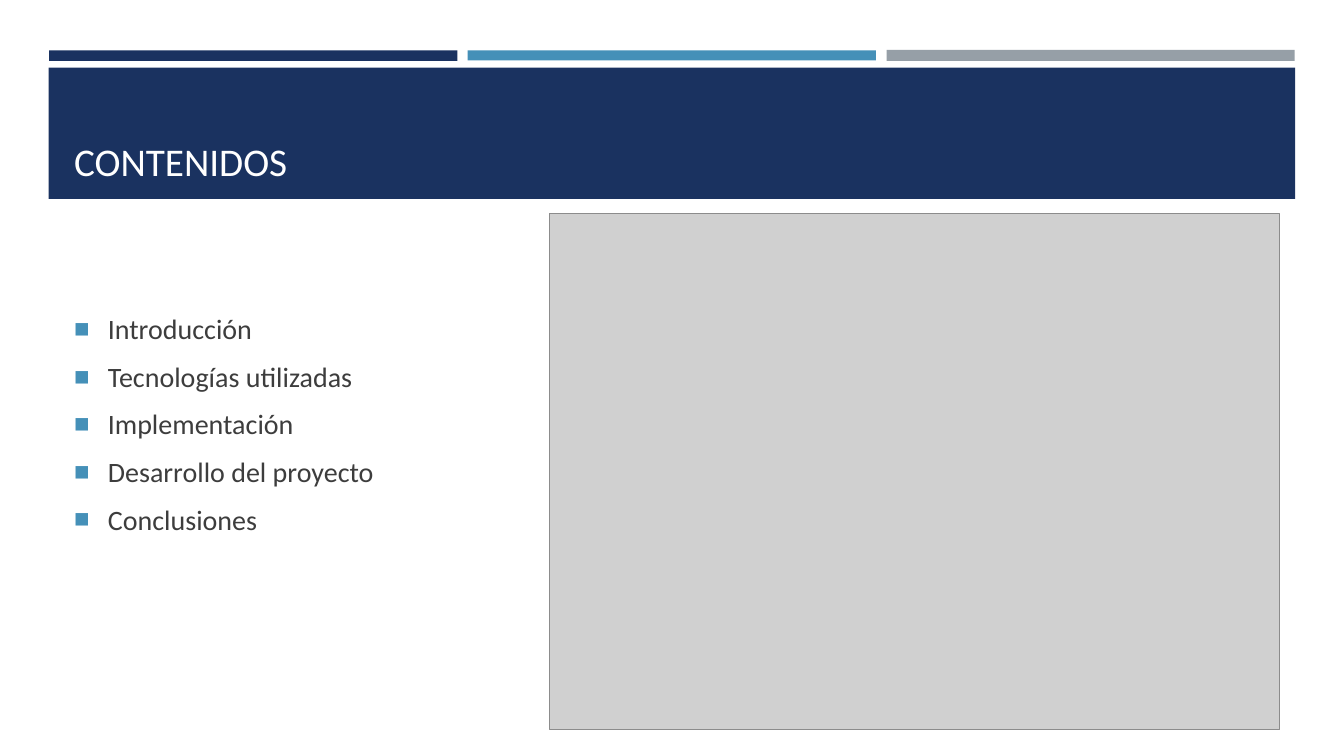
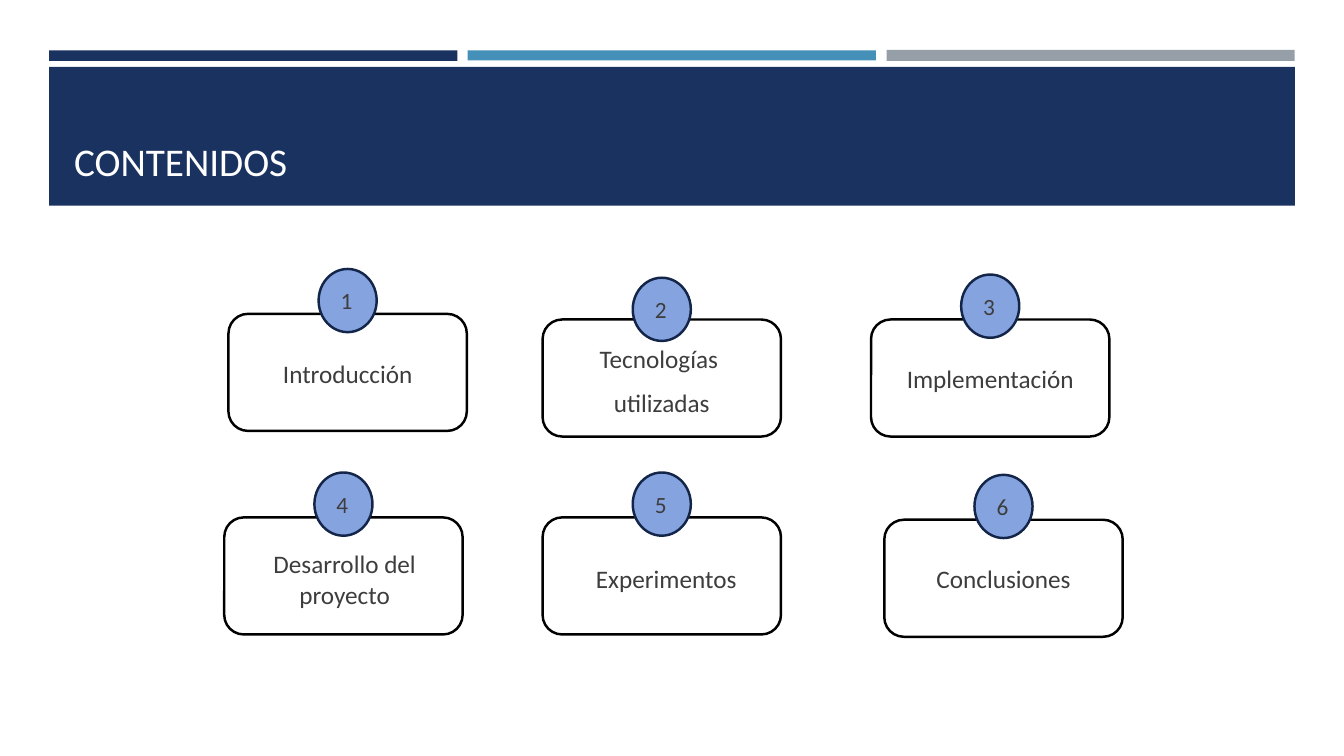
Before and after one commit to JuJoarias/TFG, a slide deck: slide 2 of presentacion/presentacion.pptx. Drawn at 1344x756 pixels with LibreOffice and Linux fonts; fonts in the diff are those of the drawing; grey boxes stand for pictures. Boxes give left, top, right and bottom in pixels: in the first picture for what was removed or moved away, otherwise in the second. Text is boxed around its words. In the diff, an @@ line names an element or a change of style, - is before the commit and + after.

```diff
--- a/presentacion/presentacion.pptx
+++ b/presentacion/presentacion.pptx
@@ rectangle: place and size @@
-rectangle at <box>48,68,1296,199</box>
+rectangle at <box>49,67,1296,206</box>
@@ picture removed at <box>549,214,1280,730</box> @@
@@ ellipse added at <box>319,269,377,333</box>, fill #85A3DE, outline #142648 1.75 pt @@
@@ text added at <box>341,294,353,309</box>, 16.6 pt, text #3D3D3D @@
+1
@@ ellipse added at <box>633,277,692,341</box>, fill #85A3DE, outline #142648 1.75 pt @@
@@ ellipse added at <box>962,274,1020,338</box>, fill #85A3DE, outline #142648 1.75 pt @@
@@ text removed at <box>108,319,374,530</box> @@
-■ Introducción
-■ Tecnologías utilizadas
-■ Implementación
-■ Desarrollo del proyecto
-■ Conclusiones
@@ rounded rectangle added at <box>229,314,467,431</box>, fill #FFFFFF, outline #000000 1.75 pt @@
@@ rounded rectangle added at <box>542,320,780,437</box>, fill #FFFFFF, outline #000000 1.75 pt @@
@@ text added at <box>655,303,667,318</box>, 16.6 pt, text #3D3D3D @@
+2
@@ rounded rectangle added at <box>871,320,1109,437</box>, fill #FFFFFF, outline #000000 1.75 pt @@
@@ text added at <box>983,300,995,315</box>, 16.6 pt, text #3D3D3D @@
+3
@@ text added at <box>600,350,718,412</box>, 18 pt, text #3D3D3D @@
+Tecnologías
+utilizadas
@@ text added at <box>283,365,412,383</box>, 18 pt, text #3D3D3D @@
+Introducción
@@ text added at <box>907,370,1074,392</box>, 18 pt, text #3D3D3D @@
+Implementación
@@ ellipse added at <box>315,473,373,536</box>, fill #85A3DE, outline #142648 1.75 pt @@
@@ ellipse added at <box>633,473,692,536</box>, fill #85A3DE, outline #142648 1.75 pt @@
@@ ellipse added at <box>975,475,1033,538</box>, fill #85A3DE, outline #142648 1.75 pt @@
@@ text added at <box>336,498,348,513</box>, 16.6 pt, text #3D3D3D @@
+4
@@ text added at <box>655,498,667,513</box>, 16.6 pt, text #3D3D3D @@
+5
@@ text added at <box>997,499,1009,515</box>, 16.6 pt, text #3D3D3D @@
+6
@@ rounded rectangle added at <box>225,517,463,634</box>, fill #FFFFFF, outline #000000 1.75 pt @@
@@ rounded rectangle added at <box>542,517,780,634</box>, fill #FFFFFF, outline #000000 1.75 pt @@
@@ rounded rectangle added at <box>884,520,1122,637</box>, fill #FFFFFF, outline #000000 1.75 pt @@
@@ text added at <box>273,555,415,608</box>, 18 pt, text #3D3D3D @@
+Desarrollo del proyecto
@@ text added at <box>596,570,736,592</box>, 18 pt, text #3D3D3D @@
+Experimentos
@@ text added at <box>936,570,1070,588</box>, 18 pt, text #3D3D3D @@
+Conclusiones
```
Also in this commit, not shown: 1 other slide changed, 8 slides added, 1 slide removed.
